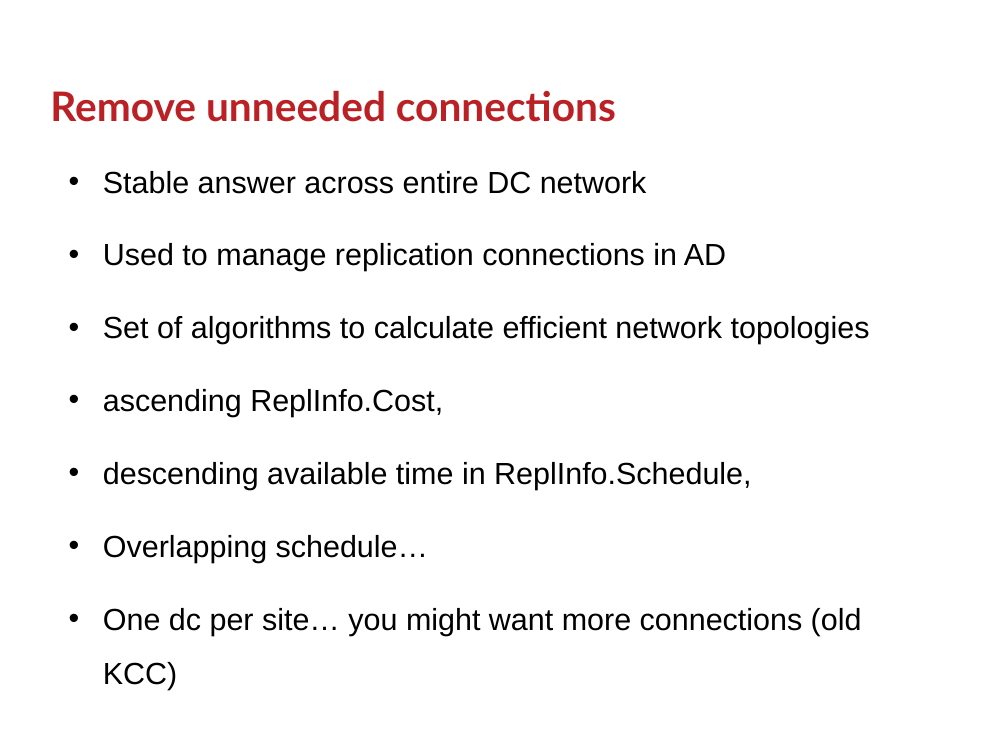
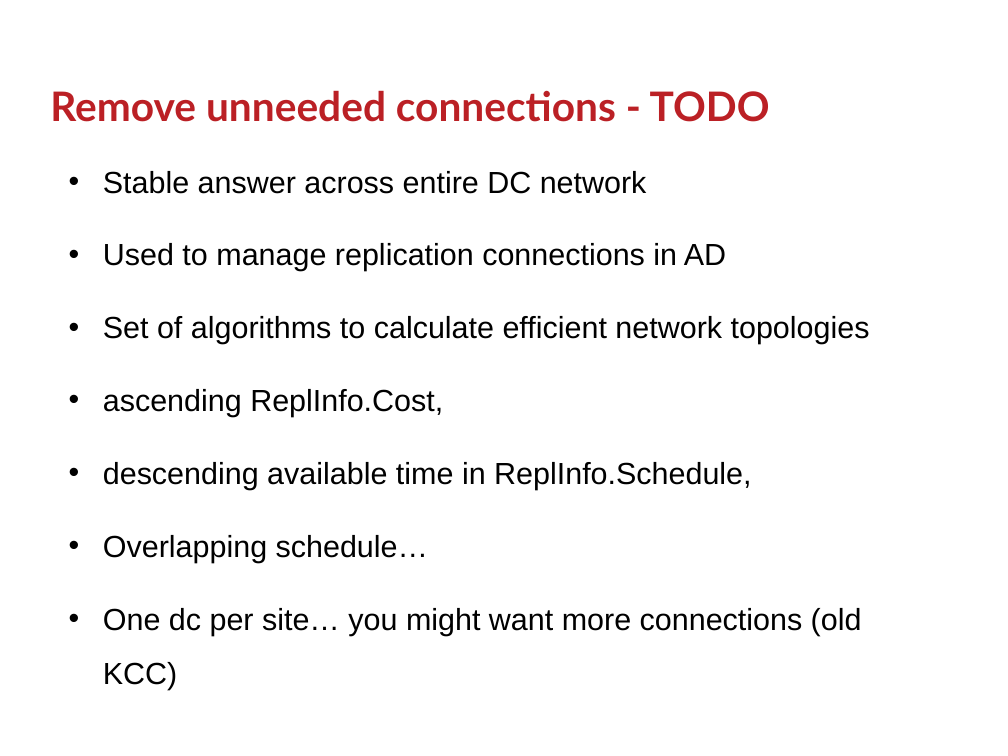
Before and after one commit to GSam/Slides, a slide deck: slide 24 of Samba KCC.pptx (slide 23 before the commit). Drawn at 1008x756 pixels with LibreOffice and Linux fonts; fonts in the diff are those of the drawing; background and template pictures are left out. Boxes give left, top, right and bottom in pixels: in the first picture for what was removed or moved away, otherwise in the second. Text is boxed around its words. In the diff, an @@ line names an element or a change of style, - is before the commit and + after.

```diff
--- a/Samba KCC.pptx
+++ b/Samba KCC.pptx
@@ title at (50,90,770,122): text changed @@
-Remove unneeded connections
+Remove unneeded connections - TODO
```
Also in this commit, not shown: 3 other slides changed, 4 slides added, 1 slide removed.
